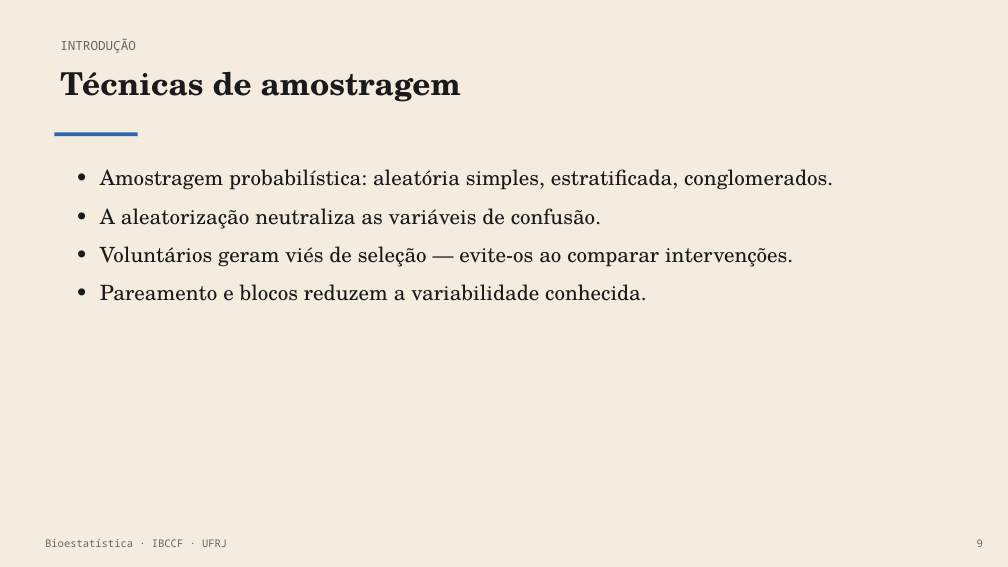
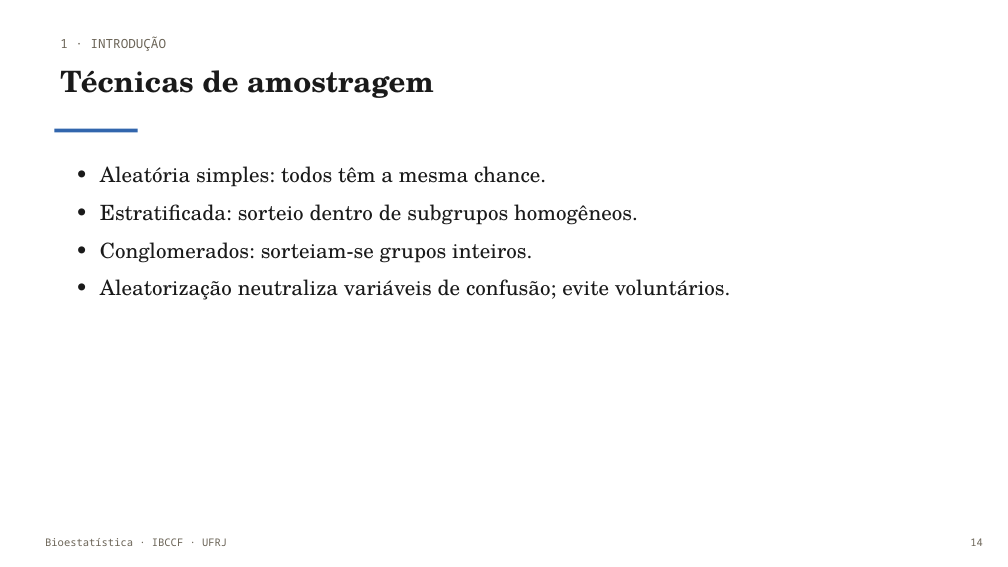
Before and after one commit to monteirotorres/biostat, a slide deck: slide 15 of bioestatistica_slides.pptx (slide 10 before the commit). Drawn at 1008x567 pixels with LibreOffice and Linux fonts; fonts in the diff are those of the drawing; background and template pictures are left out. Boxes give left, top, right and bottom in pixels: in the first picture for what was removed or moved away, otherwise in the second. Text is boxed around its words. In the diff, an @@ line names an element or a change of style, - is before the commit and + after.

```diff
--- a/bioestatistica_slides.pptx
+++ b/bioestatistica_slides.pptx
@@ rectangle removed at [0, 0, 1008, 567] @@
@@ text "Técnicas de amostragem" at [60, 70, 434, 98]: size 30 to 28 pt @@
@@ text at [60, 36, 167, 51]: text changed @@
-INTRODUÇÃO
+1 · INTRODUÇÃO
@@ rectangle: place and size @@
-rectangle at [54, 132, 138, 136]
+rectangle at [54, 129, 138, 132]
@@ text at [100, 166, 731, 300]: text changed @@
-• Amostragem probabilística: aleatória simples, estratificada, conglomerados.
-• A aleatorização neutraliza as variáveis de confusão.
-• Voluntários geram viés de seleção — evite-os ao comparar intervenções.
-• Pareamento e blocos reduzem a variabilidade conhecida.
+• Aleatória simples: todos têm a mesma chance.
+• Estratificada: sorteio dentro de subgrupos homogêneos.
+• Conglomerados: sorteiam-se grupos inteiros.
+• Aleatorização neutraliza variáveis de confusão; evite voluntários.
@@ text at [970, 538, 983, 546]: text changed @@
-9
+14
```
Also in this commit, not shown: 32 other slides changed, 63 slides added, 8 slides removed, 45 other files.
